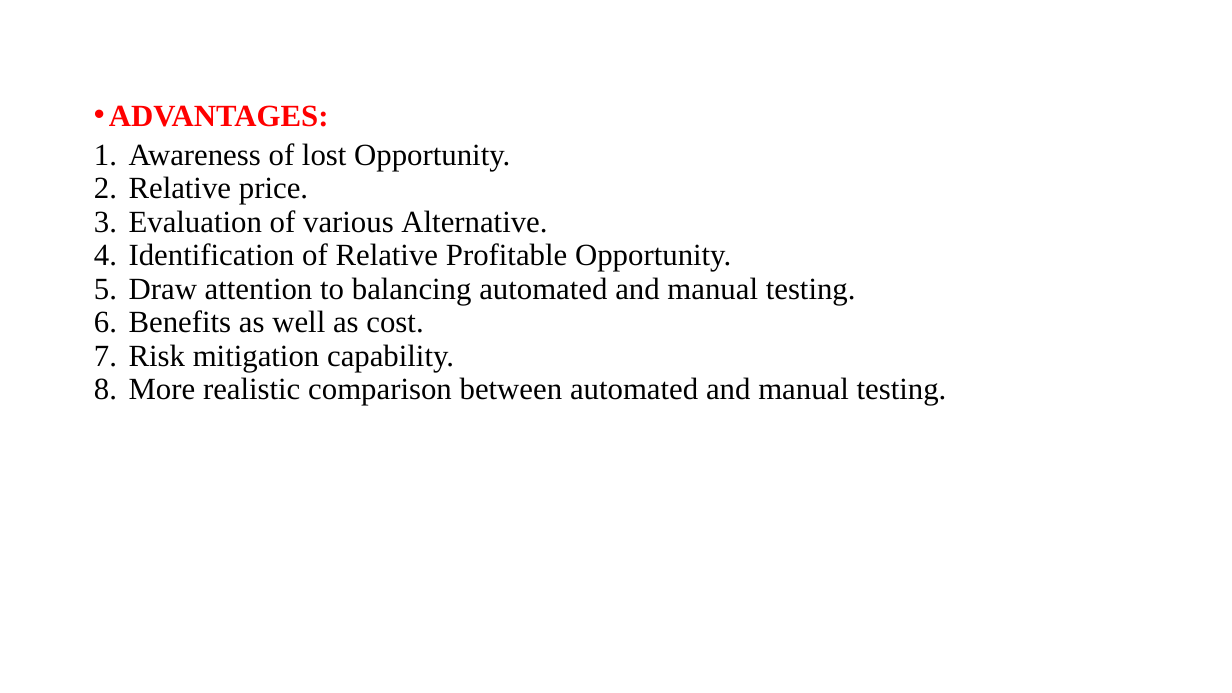
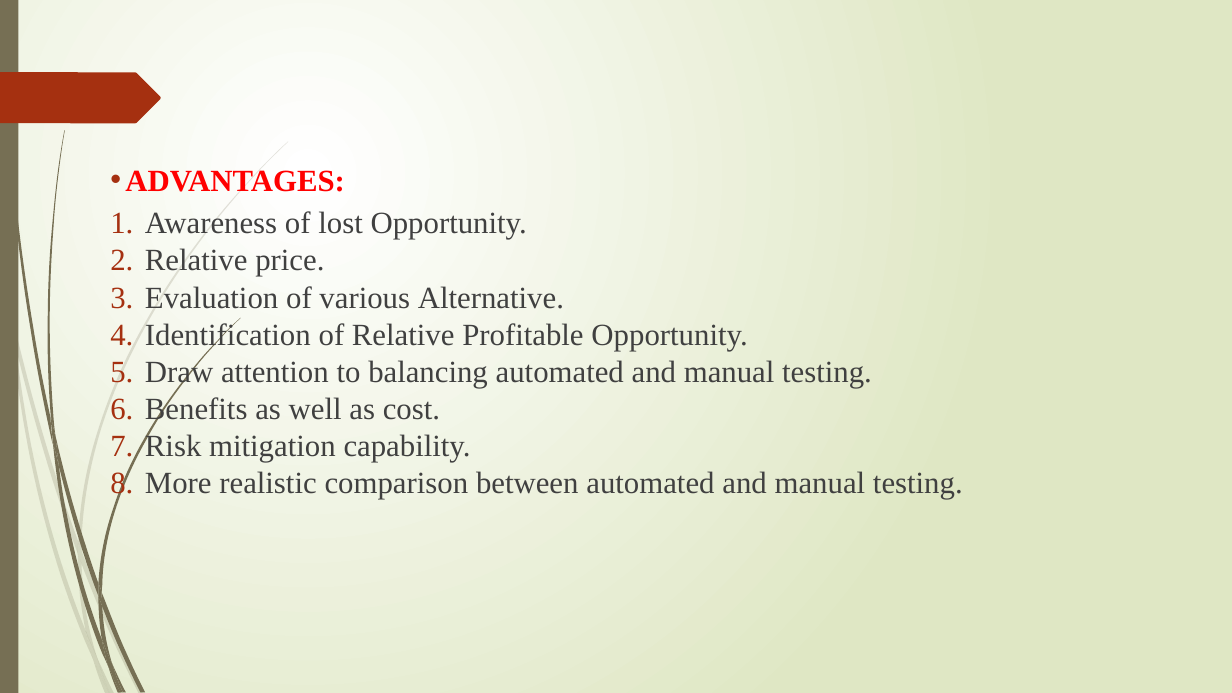
Before and after one commit to shantu03/trial, a slide deck: slide 5 of MINI Project PPT.pptx (slide 4 before the commit). Drawn at 1232x693 pixels with LibreOffice and Linux fonts; fonts in the diff are those of the drawing. Boxes give left, top, right and bottom in pixels: in the first picture for what was removed or moved away, otherwise in the second. Text is boxed around its words. In the diff, an @@ line names an element or a change of style, - is before the commit and + after.

```diff
--- a/MINI Project PPT.pptx
+++ b/MINI Project PPT.pptx
@@ background #FFFFFF to gradient #FFFFFF to #DFE8C4 @@
@@ rectangle added at (0, 0, 18, 693), fill #766F54 @@
@@ freeform shape added at (0, 72, 161, 123), fill #A53010 @@
@@ text "ADVANTAGES:": place and size @@
-text "ADVANTAGES:" at (109, 105, 947, 405)
+text "ADVANTAGES:" at (125, 170, 963, 499)
@@ text "ADVANTAGES:" at (125, 170, 963, 499): text colour #000000 to #404040; indent changed; line spacing 0.9 to 1 @@
@@ group added at (0, 141, 288, 693): 10 freeform shapes @@
@@ group added at (3, 0, 240, 693): 12 freeform shapes @@
```
Also in this commit, not shown: 5 other slides changed, 1 slide added, 1 other file.
